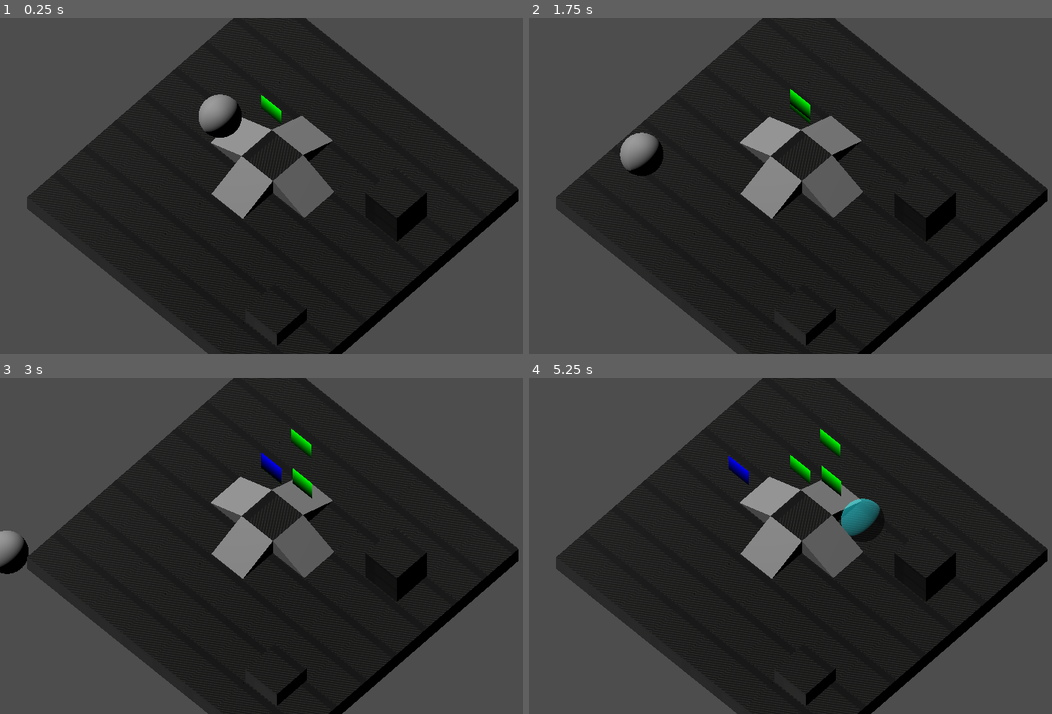
Above: before the commit, frames 1-4 (two rows, left to right).
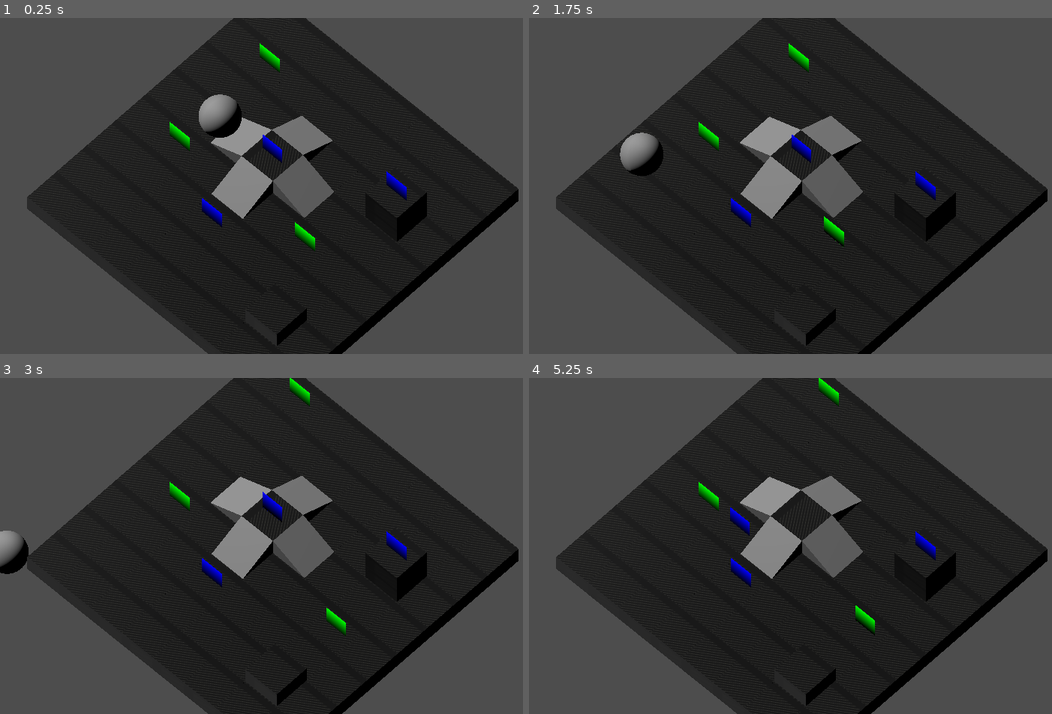
Above: after the commit, the same moments.

Repository: silverhammermba/ggj2025
Game: Godot game, scene res://game.tscn
The game is run twice, just before and just after one commit, with the same random seed, the same clock (stepped at 60 frames per second) and the same inputs.
Inputs (mouse positions are in pixels of both pictures, inside the frame that each line leads up to):
- Up to frame 1 (0.25 s): no input
- Up to frame 2 (1.75 s): tap Enter (end_turn) at 0.5, 0.6 s; move the mouse to (963, 169) at 0.52 s; hold D (move_right) 0.53-1.28 s; click (963, 169) at 0.67 s; move the mouse to (706, 202) at 1.27 s; hold S (move_down) from 1.28 s (still down); tap Right (next char) at 1.35 s
- Up to frame 3 (3 s): move the mouse to (360, 472) at 2.02 s; release S (move_down) at 2.03 s; hold D (move_right) 2.03-2.78 s; tap Left (prev char) at 2.1 s; move the mouse to (271, 613) at 2.77 s; hold W (move_up) from 2.78 s (still down); tap Enter (end_turn) at 2.85 s; click (271, 613) at 2.92 s
- Up to frame 4 (5.25 s): move the mouse to (1010, 596) at 3.52 s; release W (move_up) at 3.53 s; hold A (move_left) 3.53-5.03 s; tap Right (next char) at 3.6 s; move the mouse to (649, 495) at 4.27 s; tap Left (prev char) at 4.35 s; tap Space at 5 s; move the mouse to (858, 546) at 5.02 s; hold S (move_down) from 5.03 s (still down); tap Enter (end_turn) at 5.1 s; click (858, 546) at 5.17 s

The runs differ from the first frame. In frame 1, 1.1% of the frame differs, in the area x 32-78%, y 7-70%; in frame 2, 1.2%; in frame 3, 1.4%; in frame 4, 2.1%, in the area x 32-78%, y 0-77%.

Commit message:
fall after popping, fix invalid instances

Diff:
--- a/bubble.gd
+++ b/bubble.gd
@@ -9,9 +9,14 @@
 	gridPos = pos
 	global_position = grid.map_to_global(gridPos)
 
-func pop() -> void:
+func pop(grid: Map) -> void:
 	if(hasVictim):
 		victim.bubbleVictim = false
+		var old_moves = victim.moves
+		# hack: move character to current position to make them fall
+		victim.moves = 1
+		victim.move(victim.gridPos, grid)
+		victim.moves = old_moves
 	queue_free()
 
 func push(from: Vector3i, grid: Map) -> void:
--- a/game.gd
+++ b/game.gd
@@ -27,13 +27,19 @@
 		characters.append(ch)
 		# give each character a free "move" to snap to the grid
 		ch.moves = 1
-		ch.move(Vector3i(0, 1, 0), gridMap)
+		ch.move(gridMap.global_to_map(ch.global_position), gridMap)
 		#ch.move(gridMap.global_to_map(ch.global_position), gridMap)
 		ch.new_turn(currentTeam)
 
 # Called every frame. 'delta' is the elapsed time since the previous frame.
 func _process(_delta: float) -> void:
 	var prev_selection := selection
+
+	var new_chars: Array[Character] = []
+	for ch in characters:
+		if is_instance_valid(ch):
+			new_chars.append(ch)
+	characters = new_chars
 
 	var has_actions := false
 	for ch in characters:
@@ -115,7 +121,7 @@
 			else:
 				var bubble := result["collider"].get_parent() as Bubble
 				if currentCharacter.classPopper and currentCharacter.grid_dist(bubble.gridPos) <= popRange:
-					bubble.pop()
+					bubble.pop(gridMap)
 					currentCharacter.actions -= 1
 				elif (currentCharacter.classPusher and currentCharacter.grid_dist(bubble.gridPos) <= pushRange):
 					bubble.push(currentCharacter.gridPos, gridMap)
--- a/game.tscn
+++ b/game.tscn
@@ -36,7 +36,7 @@
 classPopper = true
 
 [node name="Pusher" parent="." instance=ExtResource("3_jd6sq")]
-transform = Transform3D(1, 0, 0, 0, 1, 0, 0, 0, 1, 0.466818, 1.01158, 0.838511)
+transform = Transform3D(1, 0, 0, 0, 1, 0, 0, 0, 1, 1.60702, 1.01158, 1.47807)
 classPusher = true
 
 [node name="Blower2" parent="." instance=ExtResource("3_jd6sq")]
